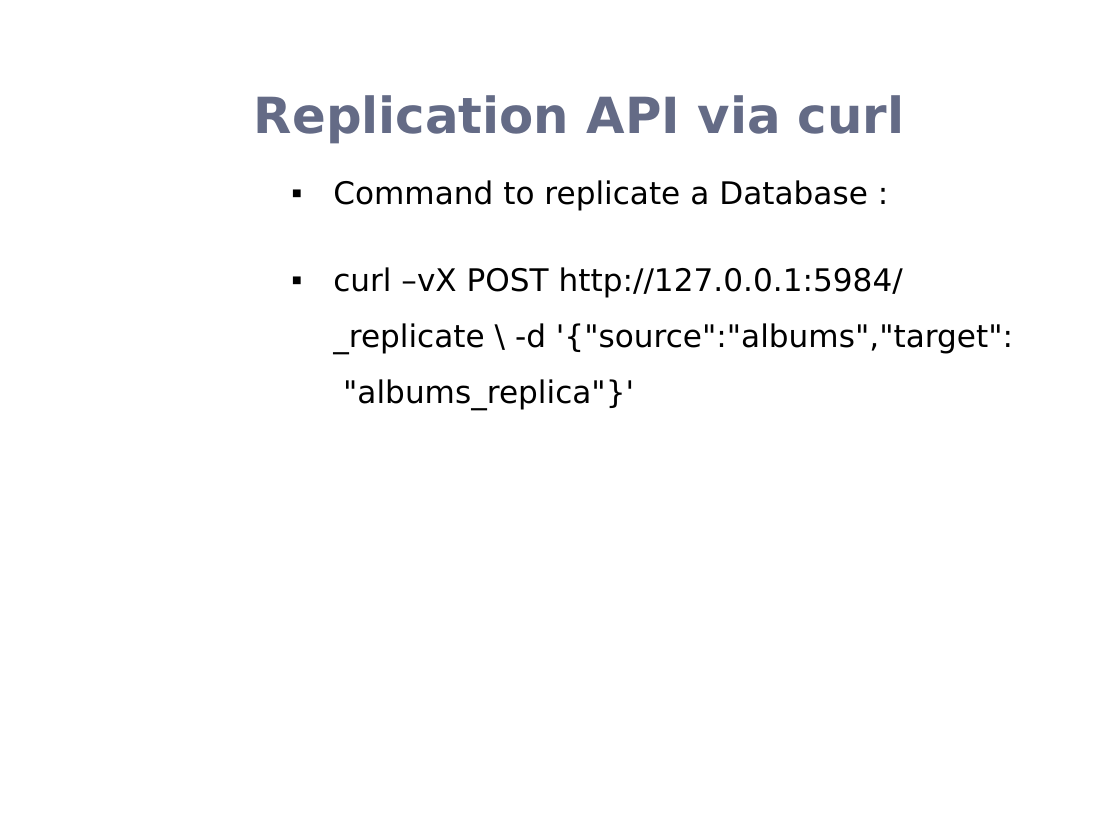
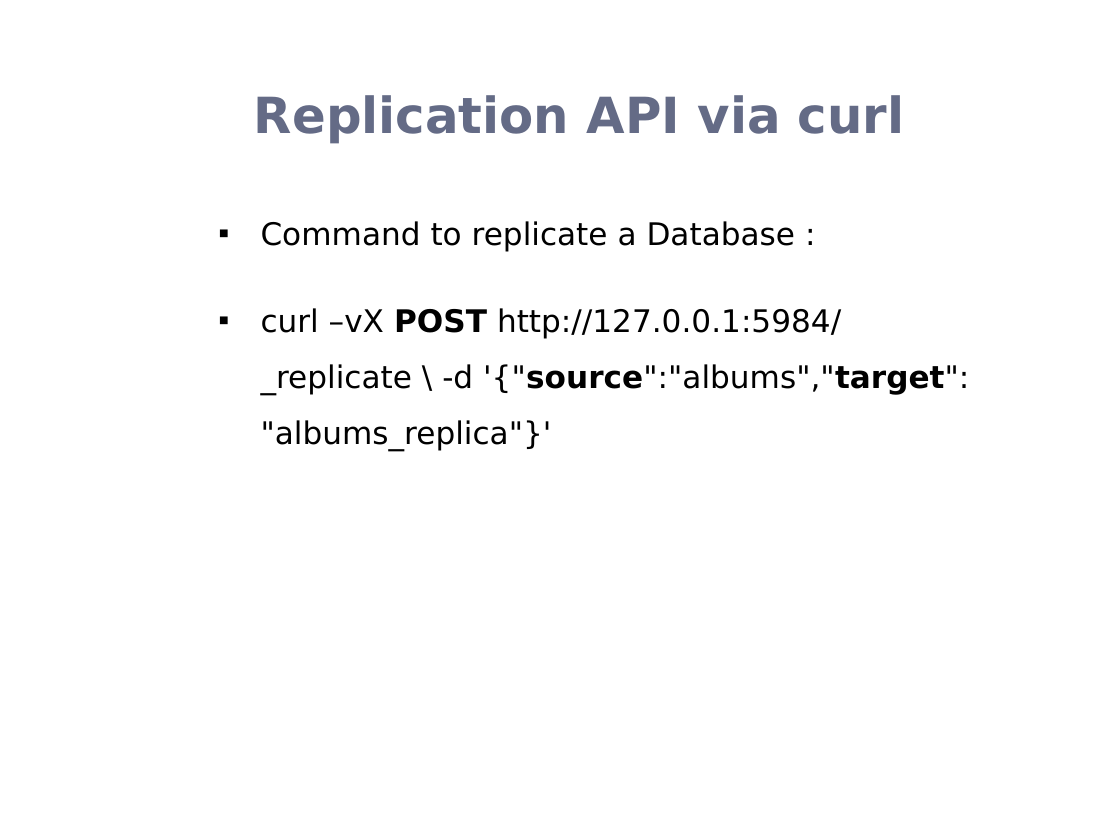
Before and after one commit to rohanz1993/Team_9_Heroku_Shopping_Cart_-_AWS_NoSQL_Service, a slide deck: slide 12 of Donita/CouchDB.pptx. Drawn at 1120x840 pixels with LibreOffice and Linux fonts; fonts in the diff are those of the drawing; background and template pictures are left out. Boxes give left, top, right and bottom in pixels: in the first picture for what was removed or moved away, otherwise in the second. Text is boxed around its words. In the diff, an @@ line names an element or a change of style, - is before the commit and + after.

```diff
--- a/Donita/CouchDB.pptx
+++ b/Donita/CouchDB.pptx
@@ text "Command to replicate a Database ...": place and size @@
-text "Command to replicate a Database ..." at box(333, 180, 1013, 410)
+text "Command to replicate a Database ..." at box(261, 221, 969, 450)
@@ text at box(261, 308, 969, 450): bold on in "POST '{"source":"albums","target":" @@
```
Also in this commit, not shown: 7 other slides changed, 2 slides added.
